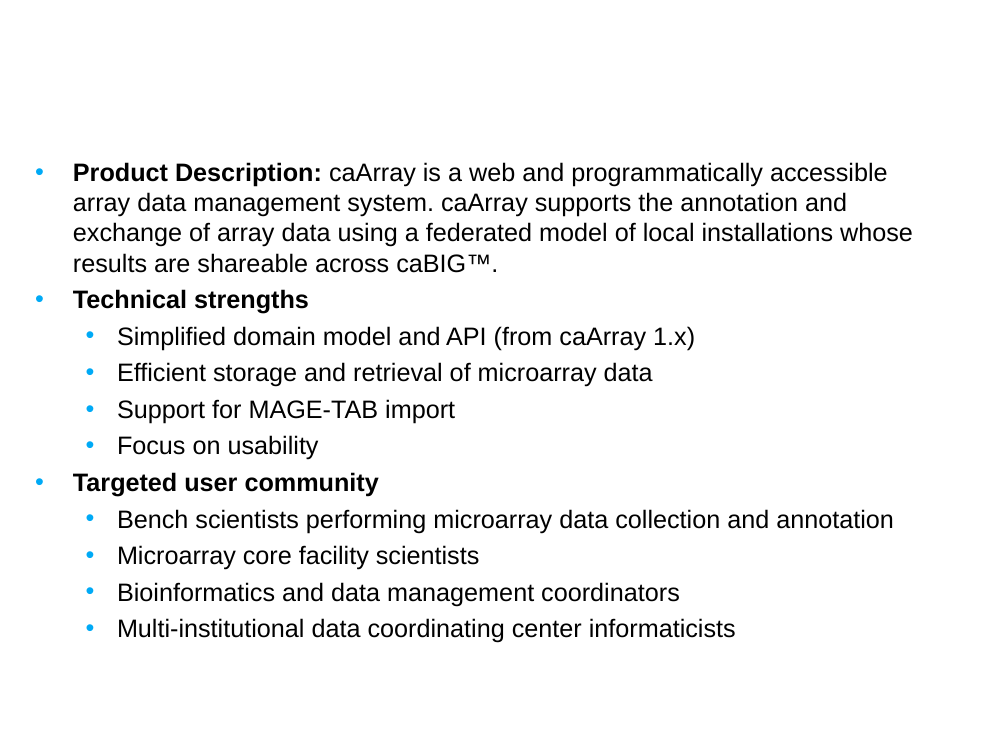
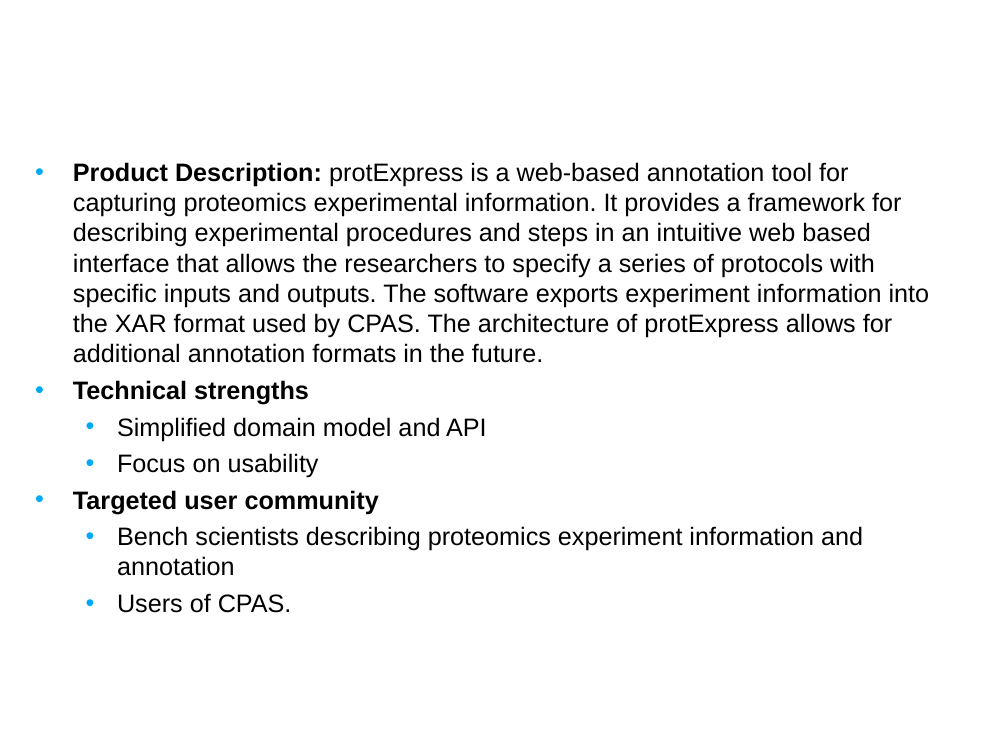
Before and after one commit to NCIP/prot-express, a slide deck: slide 3 of docs/silver_compatibility_review/1.0/artifacts/01. protexpress_silver_compat_kickoff_Jan_2008.ppt. Drawn at 1008x756 pixels with LibreOffice and Linux fonts; fonts in the diff are those of the drawing; background and template pictures are left out. Boxes give left, top, right and bottom in pixels: in the first picture for what was removed or moved away, otherwise in the second. Text is boxed around its words. In the diff, an @@ line names an element or a change of style, - is before the commit and + after.

```diff
--- a/docs/silver_compatibility_review/1.0/artifacts/01. protexpress_silver_compat_kickoff_Jan_2008.ppt
+++ b/docs/silver_compatibility_review/1.0/artifacts/01. protexpress_silver_compat_kickoff_Jan_2008.ppt
@@ text at [73,162,930,363]: text changed @@
-• Product Description: caArray is a web and programmatically accessible array data management system. caArray supports the annotation and exchange of array data using a federated model of local installations whose results are shareable across caBIG™.
+• Product Description: protExpress is a web-based annotation tool for capturing proteomics experimental information. It provides a framework for describing experimental procedures and steps in an intuitive web based interface that allows the researchers to specify a series of protocols with specific inputs and outputs. The software exports experiment information into the XAR format used by CPAS. The architecture of protExpress allows for additional annotation formats in the future.
@@ text at [117,417,487,441]: text changed @@
-  • Simplified domain model and API (from caArray 1.x)
-  • Efficient storage and retrieval of microarray data
-  • Support for MAGE-TAB import
+  • Simplified domain model and API
@@ text at [117,526,863,613]: text changed @@
-  • Bench scientists performing microarray data collection and annotation
-  • Microarray core facility scientists
-  • Bioinformatics and data management coordinators
-  • Multi-institutional data coordinating center informaticists
+  • Bench scientists describing proteomics experiment information and annotation
+  • Users of CPAS.
```
Also in this commit, not shown: 10 other slides changed, 4 slides added, 9 slides removed, 10 other files.
